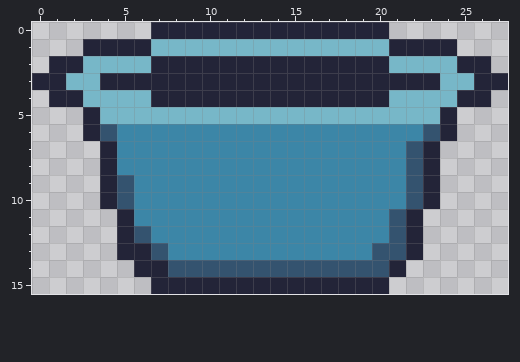
Pixel-art file -- BillusBucket/Assets/Sources/bucket.aseprite. Above, as it was before the edit.
28x16 pixels, 1 frame.
The result:
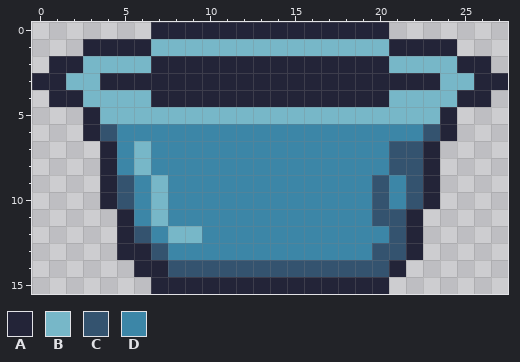
Palette (. is transparent): A #232438  B #77b7c8  C #34536f  D #3c86a7
Change:
Colour B replaces colour D in rows 7 to 8 at x 6; in rows 9 to 11 at x 7; in row 12 at x 8 to 9.
Colour C replaces colour D in rows 7 to 8 at x 21; in rows 9 to 11 at x 20.
Boxes around the changes in both pictures, in picture pixels (x1, y1, x2, y2):
changed: (134, 141, 202, 243)
changed: (372, 141, 406, 226)
